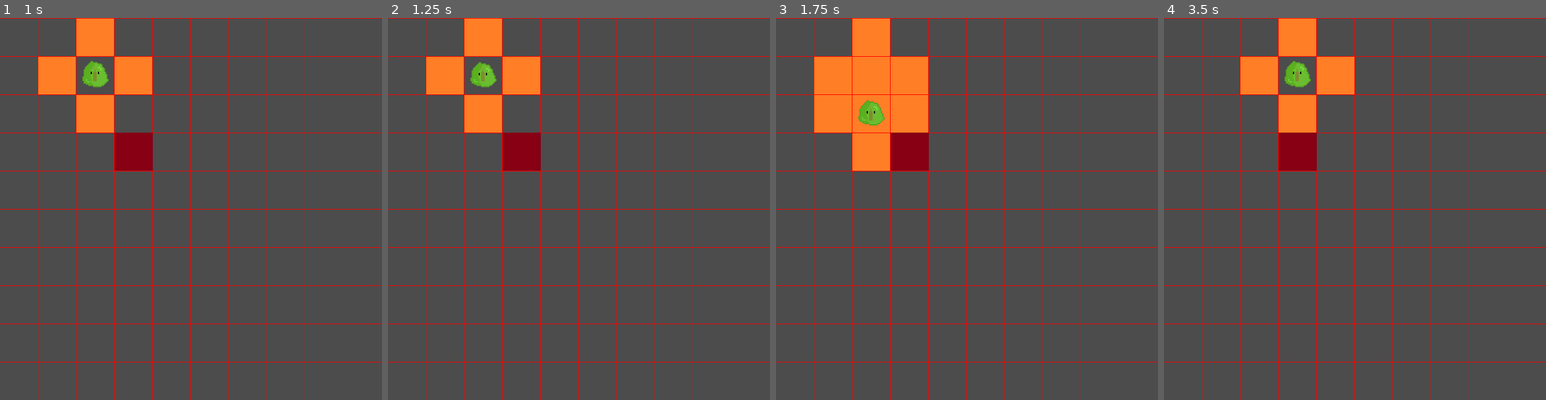
Above: before the commit, frames 1-4 (left to right).
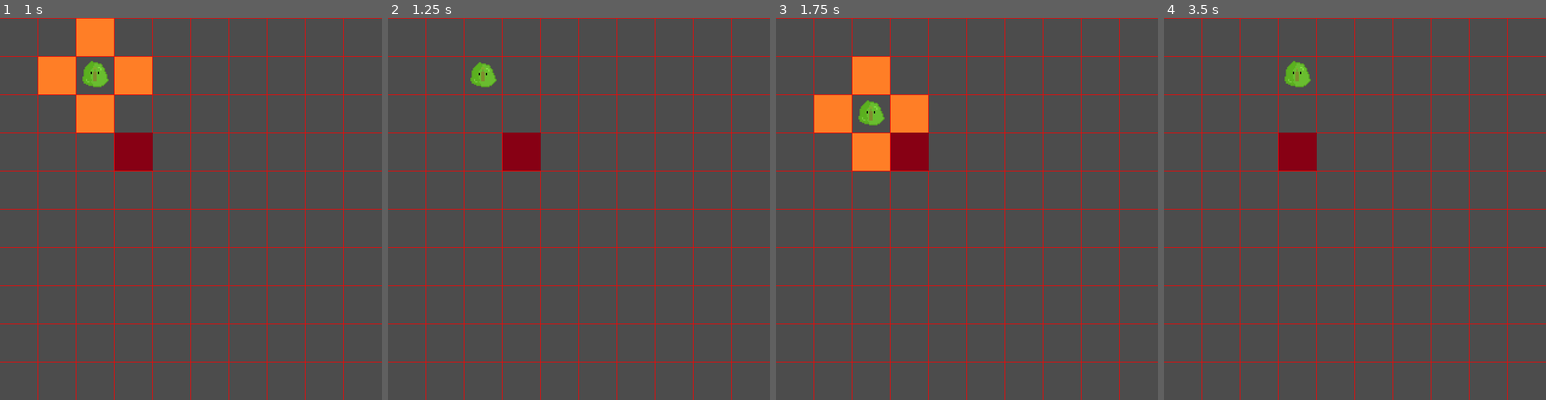
Above: after the commit, the same moments.

Repository: Eranot/LudumDare43
Game: Godot game, scene res://Engine/Main.tscn
Same seed, same stepped clock (60 frames per second), same inputs: the game is played once before the commit and once after it. The project has no main scene, so this scene is started directly.
Inputs:
- Up to frame 1 (1 s): tap Enter at 0.5 s; hold Right (ui_right) from 0.53 s (still down); tap Space (ui_select) at 0.77 s
- Up to frame 2 (1.25 s): keep holding Right (ui_right)
- Up to frame 3 (1.75 s): release Right (ui_right) at 1.28 s; hold Down (ui_down) from 1.28 s (still down); tap Space (ui_select) at 1.52 s
- Up to frame 4 (3.5 s): release Down (ui_down) at 2.03 s; hold Right (ui_right) 2.03-2.78 s; hold Up (ui_up) from 2.78 s (still down); tap Space (ui_select) at 3.02 s

Frame 1 is identical in both runs. In frame 2, 3.9% of the frame differs, in the area x 10-40%, y 0-30%; in frame 3, 3.5%; in frame 4, 3.9%.

Commit message:
Obstacles destruction on collision

Diff:
--- a/Obstacles/Obstacle.gd
+++ b/Obstacles/Obstacle.gd
@@ -1,16 +1,14 @@
-extends Node2D
+extends Area2D
 
 var grid_pos_x;
 var grid_pos_y;
 
+const OBJ_TYPE = "OBSTACLE";
+
 export (bool) var destructible = false;
 
 func _ready():
-	# Called when the node is added to the scene for the first time.
-	# Initialization here
 	pass
 
-#func _process(delta):
-#	# Called every frame. Delta is time since last frame.
-#	# Update game logic here.
-#	pass
+func _on_Obstacle_area_entered(area):
+	queue_free();
--- a/Obstacles/Obstacle.tscn
+++ b/Obstacles/Obstacle.tscn
@@ -1,14 +1,31 @@
-[gd_scene load_steps=3 format=2]
+[gd_scene load_steps=4 format=2]
 
 [ext_resource path="res://Obstacles/Obstacle.gd" type="Script" id=1]
 [ext_resource path="res://Obstacles/obstacle.png" type="Texture" id=2]
 
+[sub_resource type="RectangleShape2D" id=1]
 
+custom_solver_bias = 0.0
+extents = Vector2( 30, 30 )
 
-[node name="Obstacle" type="Node2D" index="0"]
+[node name="Obstacle" type="Area2D"]
 
+input_pickable = true
+gravity_vec = Vector2( 0, 1 )
+gravity = 98.0
+linear_damp = 0.1
+angular_damp = 1.0
+audio_bus_override = false
+audio_bus_name = "Master"
 script = ExtResource( 1 )
+destructible = false
 
-[node name="Sprite" type="Sprite" parent="." index="0"]
+[node name="CollisionShape2D" type="CollisionShape2D" parent="." index="0"]
+
+shape = SubResource( 1 )
+
+[node name="Sprite" type="Sprite" parent="." index="1"]
 
 texture = ExtResource( 2 )
+
+[connection signal="area_entered" from="." to="." method="_on_Obstacle_area_entered"]
--- a/Player/Explosion.gd
+++ b/Player/Explosion.gd
@@ -1,18 +1,23 @@
-extends Node2D
+extends Area2D
 
 var grid_pos_x;
 var grid_pos_y;
 
 var timer_destroy = 0;
+var node_grid;
+
+const OBJ_TYPE = "EXPLOSION";
 
 func _ready():
-	print(grid_pos_x);
-	print(grid_pos_y);
+	node_grid = $"/root/Main/Grid";
 
-	#print(get_node("Grid").grid);
+	if(node_grid.cell_exists(grid_pos_x, grid_pos_y)):
+		if(!node_grid.cell_is_empty(grid_pos_x, grid_pos_y)):
+			if(node_grid.grid[grid_pos_x][grid_pos_y] == node_grid.ENTITY_TYPES.OBSTACLE):
+				node_grid.grid[grid_pos_x][grid_pos_y] = null;
 
 func _physics_process(delta):
-	if(timer_destroy >= 60):
+	if(timer_destroy >= 20):
 		queue_free();
 
 	timer_destroy += 1;
--- a/Player/Explosion.tscn
+++ b/Player/Explosion.tscn
@@ -6,7 +6,7 @@
 [sub_resource type="RectangleShape2D" id=1]
 
 custom_solver_bias = 0.0
-extents = Vector2( 32, 32 )
+extents = Vector2( 30, 30 )
 
 [node name="Explosion" type="Area2D"]
 
@@ -19,10 +19,10 @@
 audio_bus_name = "Master"
 script = ExtResource( 1 )
 
-[node name="Sprite" type="Sprite" parent="." index="0"]
+[node name="CollisionShape2D" type="CollisionShape2D" parent="." index="0"]
+
+shape = SubResource( 1 )
+
+[node name="Sprite" type="Sprite" parent="." index="1"]
 
 texture = ExtResource( 2 )
-
-[node name="CollisionShape2D" type="CollisionShape2D" parent="." index="1"]
-
-shape = SubResource( 1 )
--- a/Player/Explosions.gd
+++ b/Player/Explosions.gd
@@ -15,24 +15,24 @@
 func cross_explosion(pos_x, pos_y, tile_size, half_tile_size):
 	new_instance = explosion_obj.instance();
 	new_instance.position = Vector2((pos_x + 1) * tile_size.x + half_tile_size.x, pos_y * tile_size.y + half_tile_size.y);
-	new_instance.grid_pos_x = pos_x;
+	new_instance.grid_pos_x = pos_x+1;
 	new_instance.grid_pos_y = pos_y;
 	add_child(new_instance);
 
 	new_instance = explosion_obj.instance();
 	new_instance.position = Vector2((pos_x - 1) * tile_size.x + half_tile_size.x, pos_y * tile_size.y + half_tile_size.y);
-	new_instance.grid_pos_x = pos_x;
+	new_instance.grid_pos_x = pos_x-1;
 	new_instance.grid_pos_y = pos_y;
 	add_child(new_instance);
 
 	new_instance = explosion_obj.instance();
 	new_instance.position = Vector2(pos_x * tile_size.x + half_tile_size.x, (pos_y + 1) * tile_size.y + half_tile_size.y);
 	new_instance.grid_pos_x = pos_x;
-	new_instance.grid_pos_y = pos_y;
+	new_instance.grid_pos_y = pos_y+1;
 	add_child(new_instance);
 
 	new_instance = explosion_obj.instance();
 	new_instance.position = Vector2(pos_x * tile_size.x + half_tile_size.x, (pos_y - 1) * tile_size.y + half_tile_size.y);
 	new_instance.grid_pos_x = pos_x;
-	new_instance.grid_pos_y = pos_y;
+	new_instance.grid_pos_y = pos_y-1;
 	add_child(new_instance);
--- a/Player/Player.gd
+++ b/Player/Player.gd
@@ -1,6 +1,8 @@
 extends KinematicBody2D;
 
 var direction = Vector2();
+
+const OBJ_TYPE = "PLAYER";
 
 var tile_size;
 
@@ -48,8 +50,13 @@
 
 	if(get_parent().cell_exists(new_grid_pos_x,new_grid_pos_y)):
 		if(get_parent().cell_is_empty(new_grid_pos_x, new_grid_pos_y)):
+
+			get_parent().grid[grid_pos_x][grid_pos_y] = null;
+
 			grid_pos_x = new_grid_pos_x;
 			grid_pos_y = new_grid_pos_y;
+
+			get_parent().grid[grid_pos_x][grid_pos_y] = get_parent().ENTITY_TYPES.PLAYER;
 
 			position.x += direction.x * tile_size.x;
 			position.y += direction.y * tile_size.y;
